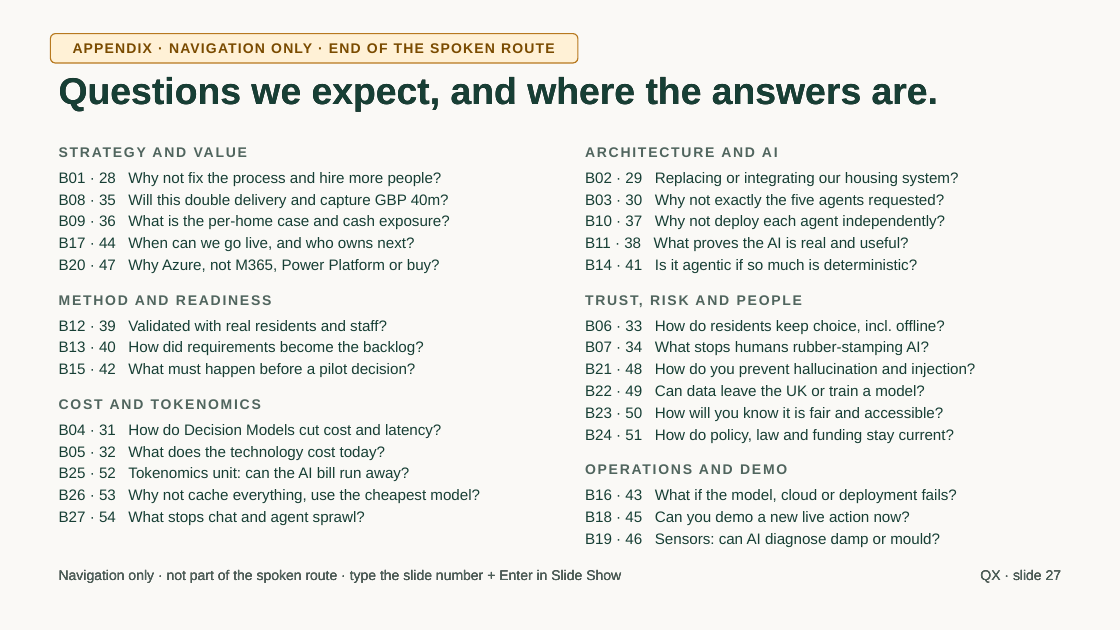
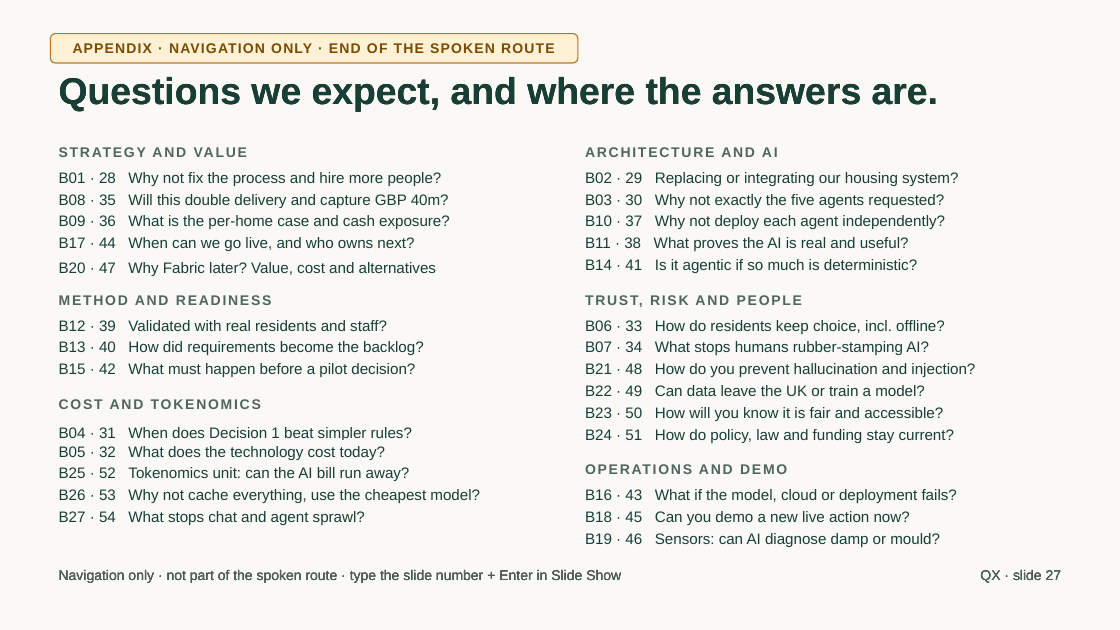
Before and after one commit to jmservera/ama, a slide deck: slide 27 of docs/capstone/deck/zava-forward-cowork-v2-draft.pptx. Drawn at 1120x630 pixels with LibreOffice and Linux fonts; fonts in the diff are those of the drawing. Boxes give left, top, right and bottom in pixels: in the first picture for what was removed or moved away, otherwise in the second. Text is boxed around its words. In the diff, an @@ line names an element or a change of style, - is before the commit and + after.

Commit message:
first fabric message, not final one, needs work

```diff
--- a/docs/capstone/deck/zava-forward-cowork-v2-draft.pptx
+++ b/docs/capstone/deck/zava-forward-cowork-v2-draft.pptx
@@ rectangle "B20 · 47 Why Fabric ...": place and size @@
-rectangle "B20 · 47 Why Fabric ..." at [50, 254, 544, 276]
+rectangle "B20 · 47 Why Fabric ..." at [50, 254, 544, 281]
@@ text in rectangle at [59, 262, 436, 276]: text changed @@
-B20 · 47 Why Azure, not M365, Power Platform or buy?
+B20 · 47 Why Fabric later? Value, cost and alternatives
@@ rectangle "B04 · 31 When does ...": place and size @@
-rectangle "B04 · 31 When does ..." at [50, 418, 544, 440]
+rectangle "B04 · 31 When does ..." at [50, 418, 544, 446]
@@ text in rectangle at [59, 427, 412, 440]: text changed @@
-B04 · 31 How do Decision Models cut cost and latency?
+B04 · 31 When does Decision 1 beat simpler rules?
```
Also in this commit, not shown: 4 other slides changed, 3 slides added, 3 slides removed, 20 other files.
